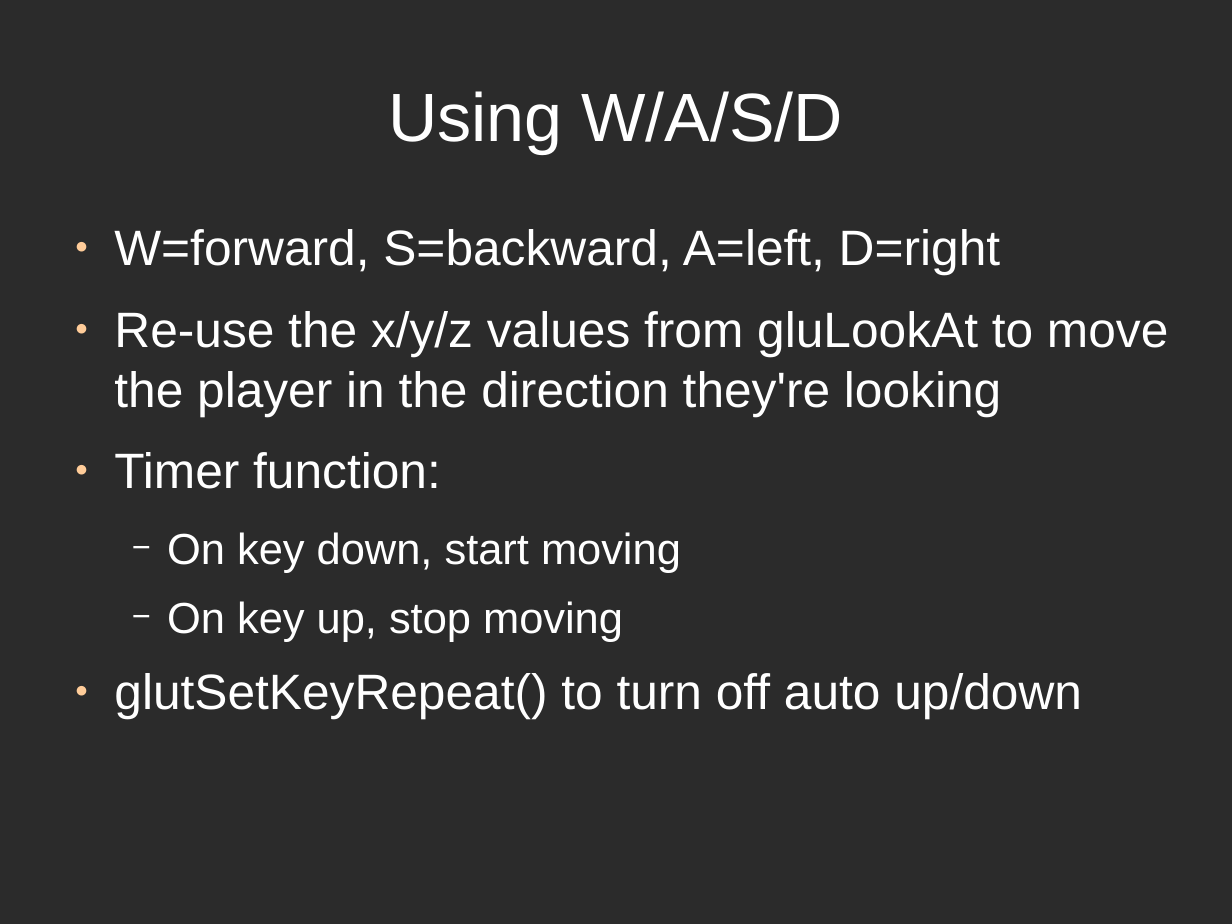
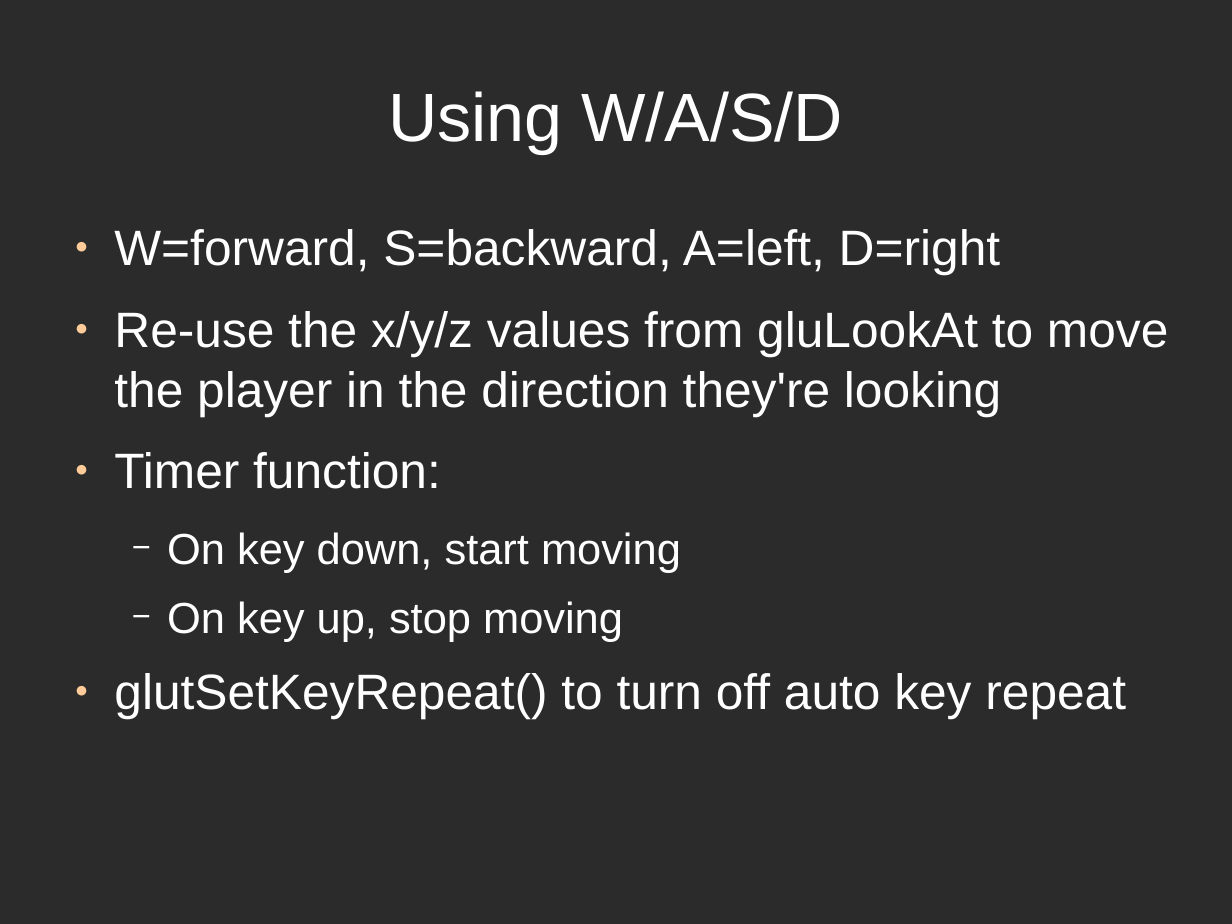
Before and after one commit to mjmusante/CS532, a slide deck: slide 8 of MusanteMark-CS532-Project.odp (slide 7 before the commit). Drawn at 1232x924 pixels with LibreOffice and Linux fonts; fonts in the diff are those of the drawing; background and template pictures are left out; a plain dark background stands for a picture behind light text. Boxes give left, top, right and bottom in pixels: in the first picture for what was removed or moved away, otherwise in the second. Text is boxed around its words. In the diff, an @@ line names an element or a change of style, - is before the commit and + after.

```diff
--- a/MusanteMark-CS532-Project.odp
+++ b/MusanteMark-CS532-Project.odp
@@ text at box(114, 673, 1126, 719): text changed @@
-● glutSetKeyRepeat() to turn off auto up/down
+● glutSetKeyRepeat() to turn off auto key repeat
```
Also in this commit, not shown: 2 other slides changed, 2 slides added, 1 other file.
